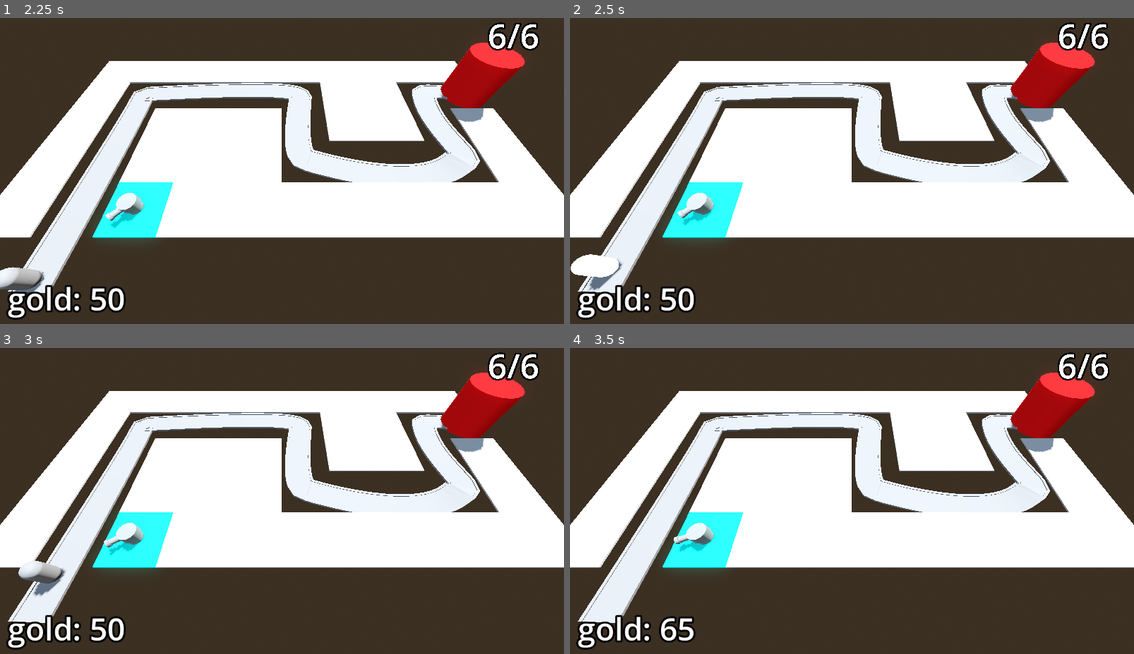
Above: before the commit, frames 1-4 (two rows, left to right).
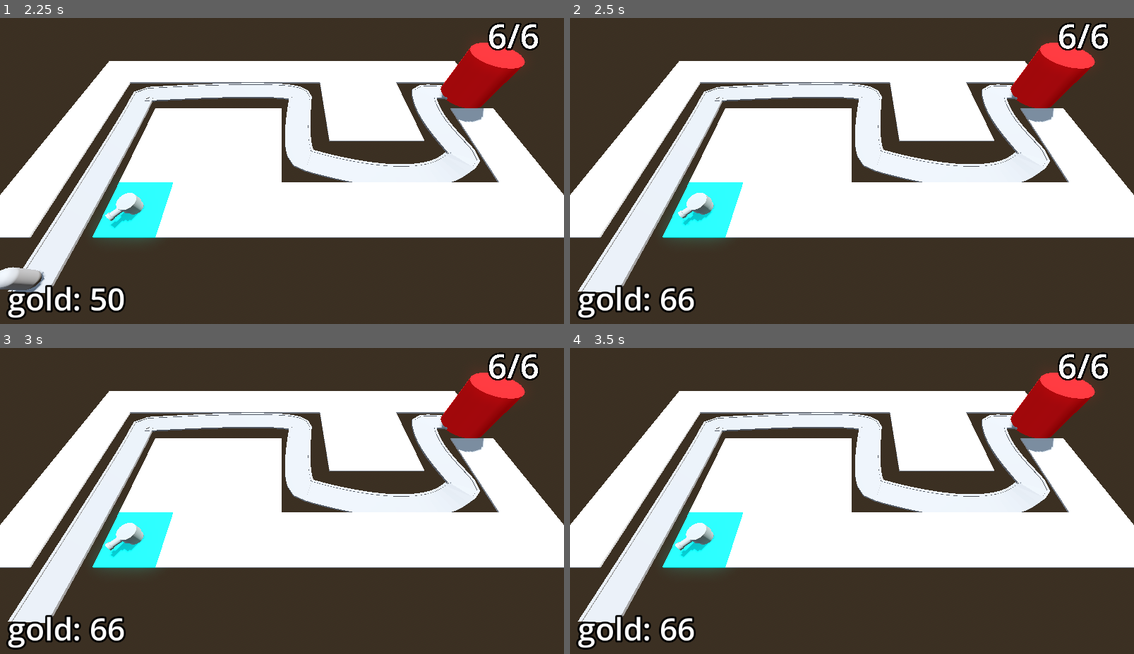
Above: after the commit, the same moments.

Repository: EsbenNyboe/TowerDefense
Game: Godot game, scene res://BaseLevel.tscn
The game is run twice, just before and just after one commit, with the same random seed, the same clock (stepped at 60 frames per second) and the same inputs.
Inputs (mouse positions are in pixels of both pictures, inside the frame that each line leads up to):
- Up to frame 1 (2.25 s): tap Enter at 0.5, 2 s; move the mouse to (406, 152) at 0.52 s; press the mouse at (406, 152) at 0.53 s; tap Space at 1.25 s; move the mouse to (169, 186) at 1.27 s; release the mouse at (169, 186) at 1.28 s; click (169, 186) at 1.35 s; move the mouse to (338, 100) at 2.02 s; press the mouse at (338, 100) at 2.03 s
- Up to frame 2 (2.5 s): no input
- Up to frame 3 (3 s): move the mouse to (253, 562) at 2.77 s; release the mouse at (253, 562) at 2.78 s; click (253, 562) at 2.85 s
- Up to frame 4 (3.5 s): no input

Frame 1 is identical in both runs. In frame 2, 0.7% of the frame differs, in the area x 0-23%, y 61-97%; in frame 3, 0.9%, in the area x 3-23%, y 61-97%; in frame 4, 0.3%.

Commit message:
Increase reward over time

Diff:
--- a/barbarianblaster/DifficultyManager/difficulty_manager.gd
+++ b/barbarianblaster/DifficultyManager/difficulty_manager.gd
@@ -2,16 +2,21 @@
 
 @export var game_length := 30.0
 @export var spawn_time_curve: Curve
+@export var enemy_health_curve: Curve
+@export var kill_reward_curve: Curve
 @onready var timer: Timer = $Timer
 
 func _ready() -> void:
 	timer.start(game_length)
-
-func _process(delta: float) -> void:
-	print(get_spawn_time())
 
 func game_progress_ratio() -> float:
 	return 1.0 - (timer.time_left / game_length)
 
 func get_spawn_time() -> float:
 	return spawn_time_curve.sample(game_progress_ratio())
+
+func get_enemy_health() -> float:
+	return enemy_health_curve.sample(game_progress_ratio())
+
+func get_kill_reward() -> float:
+	return kill_reward_curve.sample(game_progress_ratio())
--- a/barbarianblaster/DifficultyManager/difficulty_manager.tscn
+++ b/barbarianblaster/DifficultyManager/difficulty_manager.tscn
@@ -7,9 +7,21 @@
 _data = [Vector2(0, 2), 0.0, -1.75, 0, 1, Vector2(1, 0.25), -1.75, 0.0, 1, 0]
 point_count = 2
 
+[sub_resource type="Curve" id="Curve_4w8ng"]
+_limits = [10.0, 150.0, 0.0, 1.0]
+_data = [Vector2(0, 10), 0.0, 140.0, 0, 1, Vector2(1, 150), 140.0, 0.0, 1, 0]
+point_count = 2
+
+[sub_resource type="Curve" id="Curve_rt3ck"]
+_limits = [15.0, 45.0, 0.0, 1.0]
+_data = [Vector2(0, 15), 0.0, 15.3166, 0, 1, Vector2(0.248252, 18.8024), 0.0, 44.1774, 0, 1, Vector2(0.491259, 29.5378), 44.1774, 30.3931, 1, 1, Vector2(1, 45), 30.3931, 0.0, 1, 0]
+point_count = 4
+
 [node name="DifficultyManager" type="Node"]
 script = ExtResource("1_ab1g6")
 spawn_time_curve = SubResource("Curve_ab1g6")
+enemy_health_curve = SubResource("Curve_4w8ng")
+kill_reward_curve = SubResource("Curve_rt3ck")
 
 [node name="Timer" type="Timer" parent="."]
 one_shot = true
--- a/barbarianblaster/Enemy/enemy_path.gd
+++ b/barbarianblaster/Enemy/enemy_path.gd
@@ -6,5 +6,7 @@
 
 func spawn_enemy() -> void:
 	var spawned_enemy = enemy_scene.instantiate()
+	spawned_enemy.max_health = difficulty_manager.get_enemy_health()
+	spawned_enemy.kill_reward = difficulty_manager.get_kill_reward()
 	add_child(spawned_enemy)
 	timer.wait_time = difficulty_manager.get_spawn_time()
Not shown: 1 places in barbarianblaster/DifficultyManager/difficulty_manager.tscn that only renumber resources
